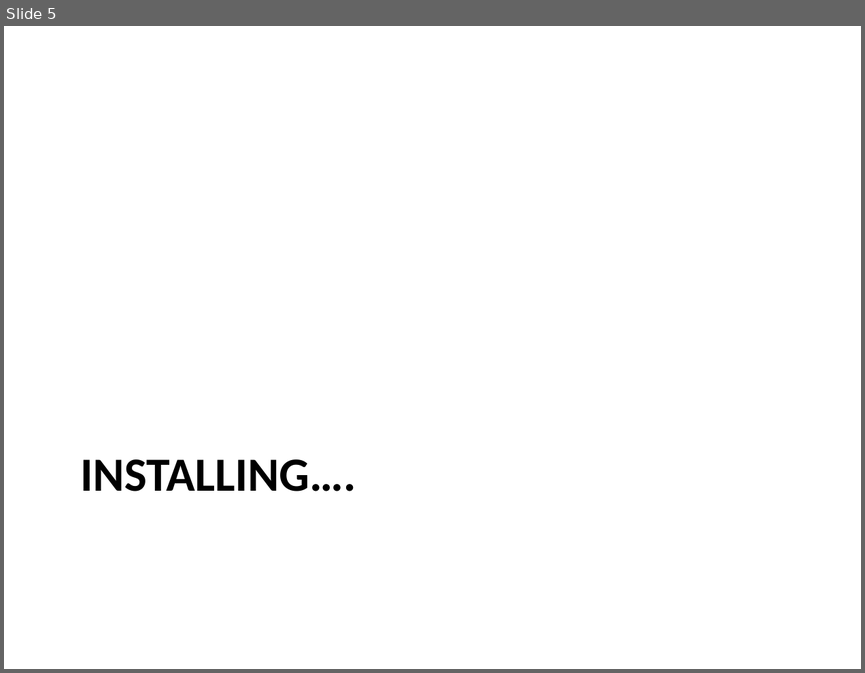
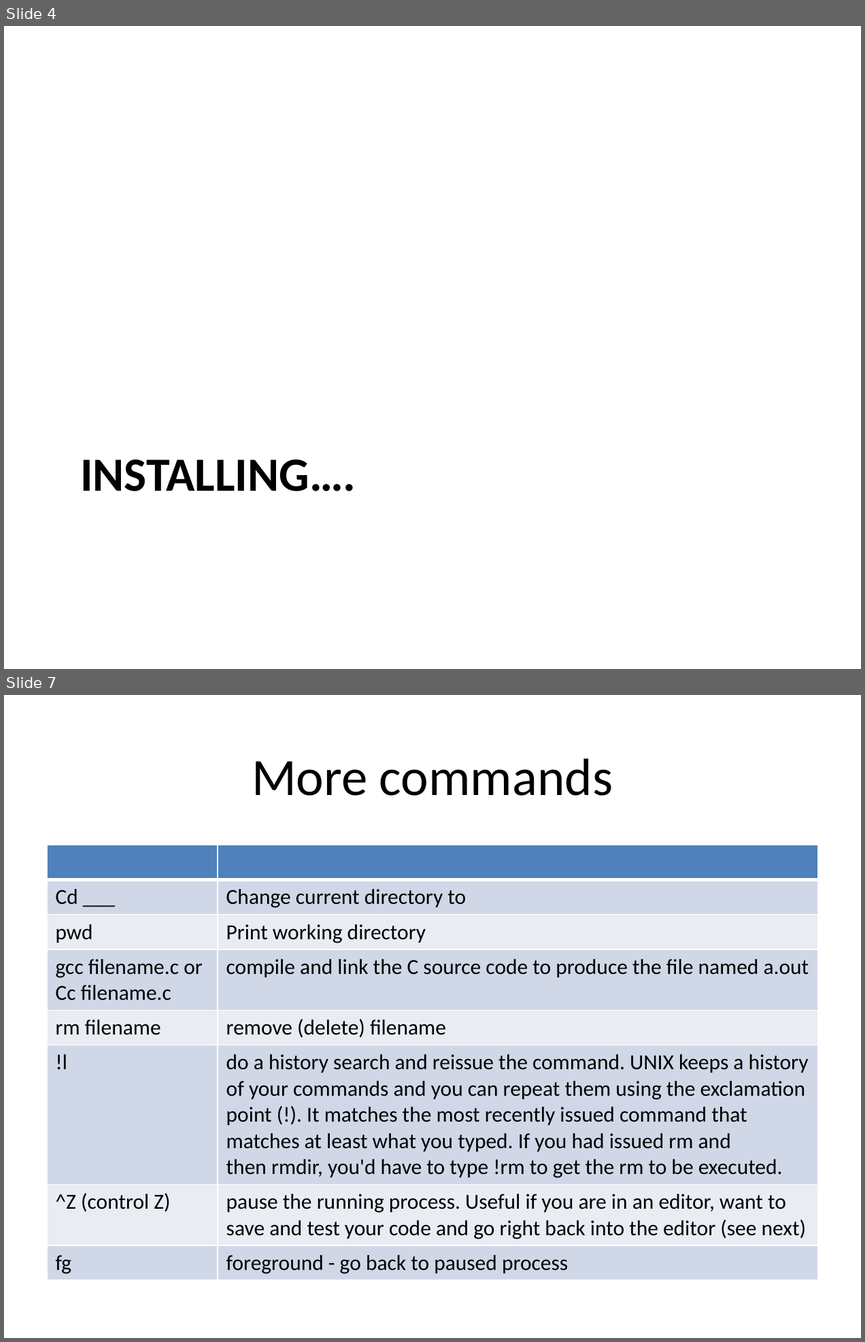
Before and after one commit to kinsidar/Spring2016, a slide deck: Slides/Lab1.pptx. Shown one above the other, each under a label of ours: slide 5 before the commit, slides 4 and 7 after it; the slides between them are not shown. The pictures are 865x673 and 865x1342 pixels, drawn with LibreOffice and Linux fonts; fonts in the diff are those of the drawing. Boxes give left, top, right and bottom in pixels: in the first picture for what was removed or moved away, otherwise in the second. Text is boxed around its words. In the diff, an @@ line names an element or a change of style, - is before the commit and + after.

```diff
--- a/Slides/Lab1.pptx
+++ b/Slides/Lab1.pptx
@@ slide 7 added at box(4, 695, 861, 1338), background #FFFFFF @@
@@ title added at box(252, 758, 613, 796), 44 pt, text #000000 @@
+More commands
@@ table added at box(47, 845, 818, 1302), 8 rows, 2 columns @@
+ | 
+Cd ___ | Change current directory to
+pwd | Print working directory
+gcc filename.c or / Cc filename.c | compile and link the C source code to produce the file named a.out
+rm filename | remove (delete) filename
+!l | do a history search and reissue the command. UNIX keeps a history of your commands and you can repeat them using the exclamation point (!). It matches the most recently issued command that matches at least what you typed. If you had issued rm and then rmdir, you'd have to type !rm to get the rm to be executed.
+^Z (control Z) | pause the running process. Useful if you are in an editor, want to save and test your code and go right back into the editor (see next)
+fg | foreground - go back to paused process
@@ what was slide 5 is now slide 4 @@
```
Also in this commit, not shown: 2 slides changed, 13 other slides added, 2 slides removed.
